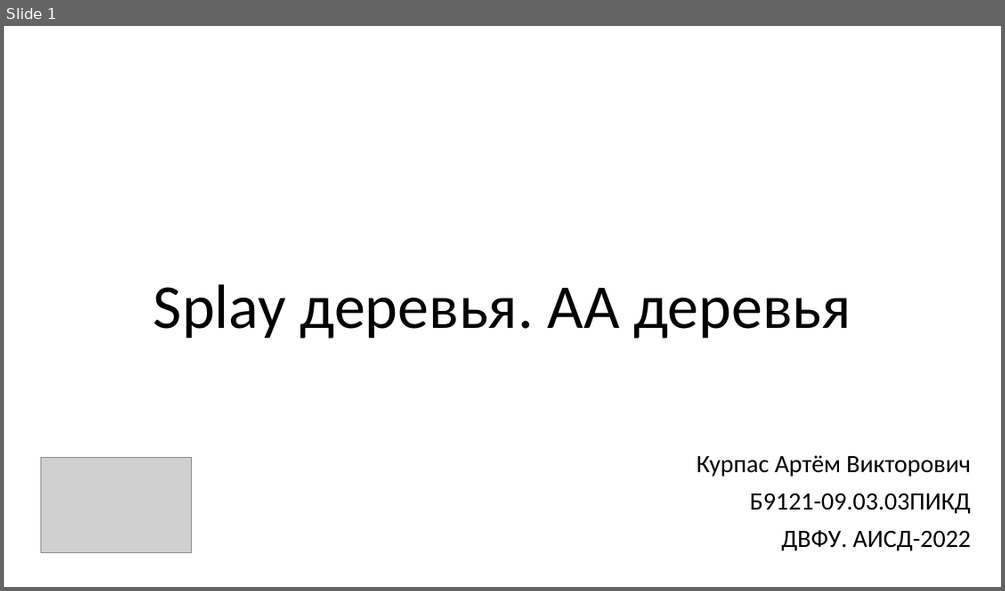
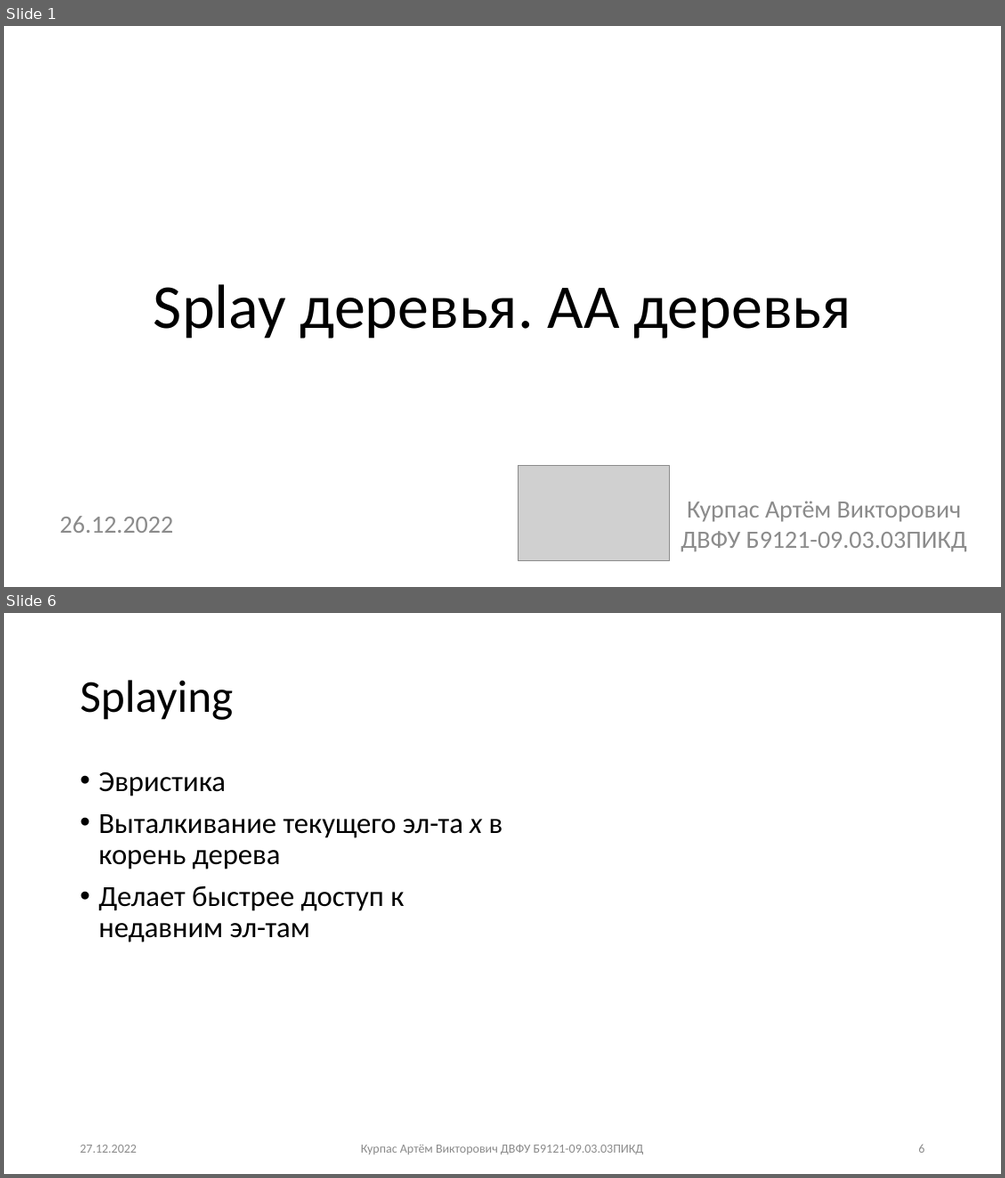
Before and after one commit to TheMeekrok/splay-aa-tree-aisd-2022, a slide deck: docs/presentation.pptx. Shown one above the other, each under a label of ours: slide 1 before the commit, slides 1 and 6 after it; the slides between them are not shown. The pictures are 1005x591 and 1005x1178 pixels, drawn with LibreOffice and Linux fonts; fonts in the diff are those of the drawing; grey boxes stand for pictures. Boxes give left, top, right and bottom in pixels: in the first picture for what was removed or moved away, otherwise in the second. Text is boxed around its words. In the diff, an @@ line names an element or a change of style, - is before the commit and + after.

```diff
--- a/docs/presentation.pptx
+++ b/docs/presentation.pptx
@@ slide 6 added at (x1=4, y1=613, x2=1001, y2=1174), background #FFFFFF @@
@@ title added at (x1=80, y1=680, x2=233, y2=720), 44 pt, text #000000 @@
+Splaying
@@ text added at (x1=98, y1=771, x2=503, y2=942), 28 pt, text #000000 @@
+• Эвристика
+• Выталкивание текущего эл-та x в корень дерева
+• Делает быстрее доступ к недавним эл-там
@@ text added at (x1=80, y1=1144, x2=137, y2=1152), 12 pt, text #8C8C8C @@
+27.12.2022
@@ text added at (x1=361, y1=1143, x2=644, y2=1154), 12 pt, text #8C8C8C @@
+Курпас Артём Викторович ДВФУ Б9121-09.03.03ПИКД
@@ page number added at (x1=918, y1=1144, x2=924, y2=1152), 12 pt, text #8C8C8C @@
+6
@@ slide 1 changed as well @@
@@ picture moved from (x1=40, y1=457, x2=192, y2=553) to (x1=518, y1=465, x2=670, y2=561) @@
@@ text "Курпас Артём Викторович ДВФУ Б9121-09.03.03ПИКД" at (x1=680, y1=500, x2=967, y2=552): vertical alignment top to middle @@
@@ text at (x1=680, y1=500, x2=967, y2=552): text changed; text colour #000000 to #8C8C8C @@
-Курпас Артём Викторович
-Б9121-09.03.03ПИКД
-ДВФУ. АИСД-2022
+Курпас Артём Викторович ДВФУ Б9121-09.03.03ПИКД
@@ text added at (x1=60, y1=516, x2=174, y2=532), 24 pt, text #8C8C8C @@
+26.12.2022
```
Also in this commit, not shown: 27 other slides added, 5 slides removed, 1 other file.
